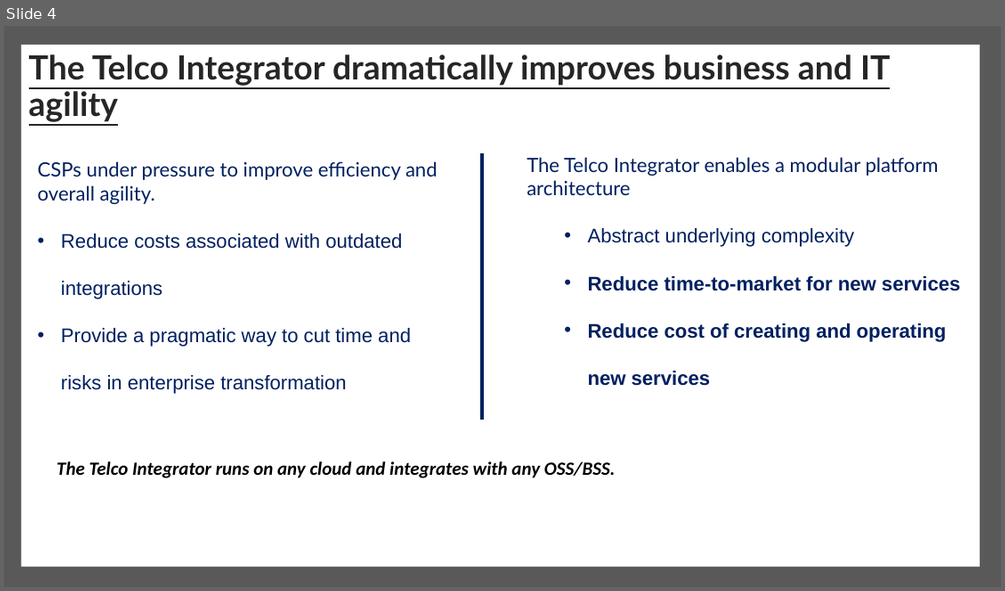
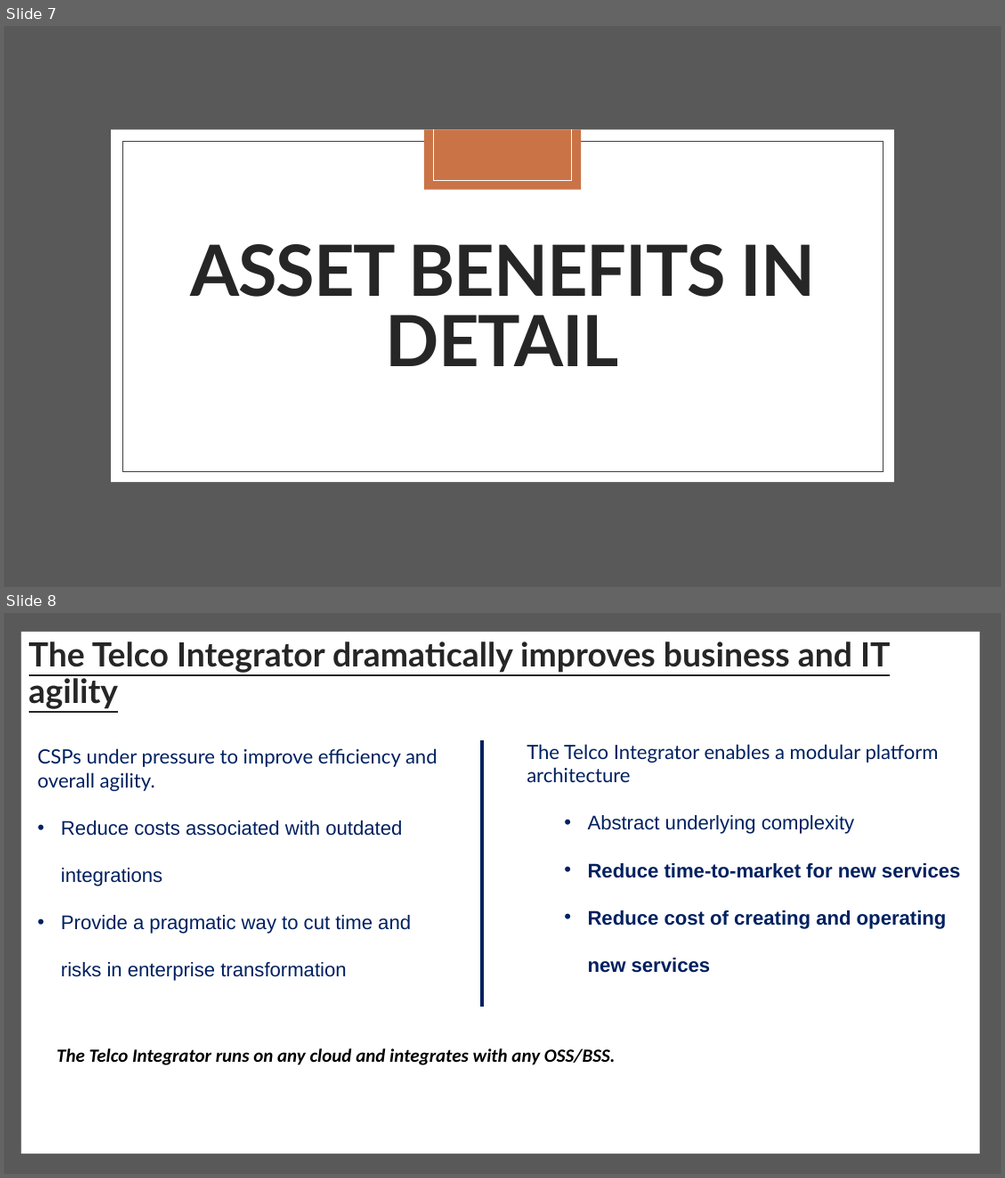
Before and after one commit to IBM/telco-integrator, a slide deck: Business/Telco Integrator - Business Case.pptx. Shown one above the other, each under a label of ours: slide 4 before the commit, slides 7 and 8 after it. The pictures are 1005x591 and 1005x1178 pixels, drawn with LibreOffice and Linux fonts; fonts in the diff are those of the drawing. Boxes give left, top, right and bottom in pixels: in the first picture for what was removed or moved away, otherwise in the second. Text is boxed around its words. In the diff, an @@ line names an element or a change of style, - is before the commit and + after.

```diff
--- a/Business/Telco Integrator - Business Case.pptx
+++ b/Business/Telco Integrator - Business Case.pptx
@@ slide 7 added at (x1=4, y1=26, x2=1001, y2=587), background #FFFFFF @@
@@ rectangle added at (x1=4, y1=26, x2=1001, y2=587), fill #595959 @@
@@ rectangle added at (x1=111, y1=130, x2=894, y2=483), fill #FFFFFF @@
@@ rectangle added at (x1=424, y1=130, x2=582, y2=190), fill #CA7346 @@
@@ line added from (433, 130) to (433, 180), #FFFFFF 0.5 pt @@
@@ line added from (572, 130) to (572, 180), #FFFFFF 0.5 pt @@
@@ rectangle added at (x1=122, y1=141, x2=882, y2=471), outline #404040 0.5 pt @@
@@ line added from (433, 180) to (572, 180), #FFFFFF 0.5 pt @@
@@ title added at (x1=191, y1=244, x2=815, y2=366), 68 pt, text #262626, bold @@
+ASSET BENEFITS IN DETAIL
@@ what was slide 4 is now slide 8 @@
```
Also in this commit, not shown: 4 slides changed, 9 other slides added.
